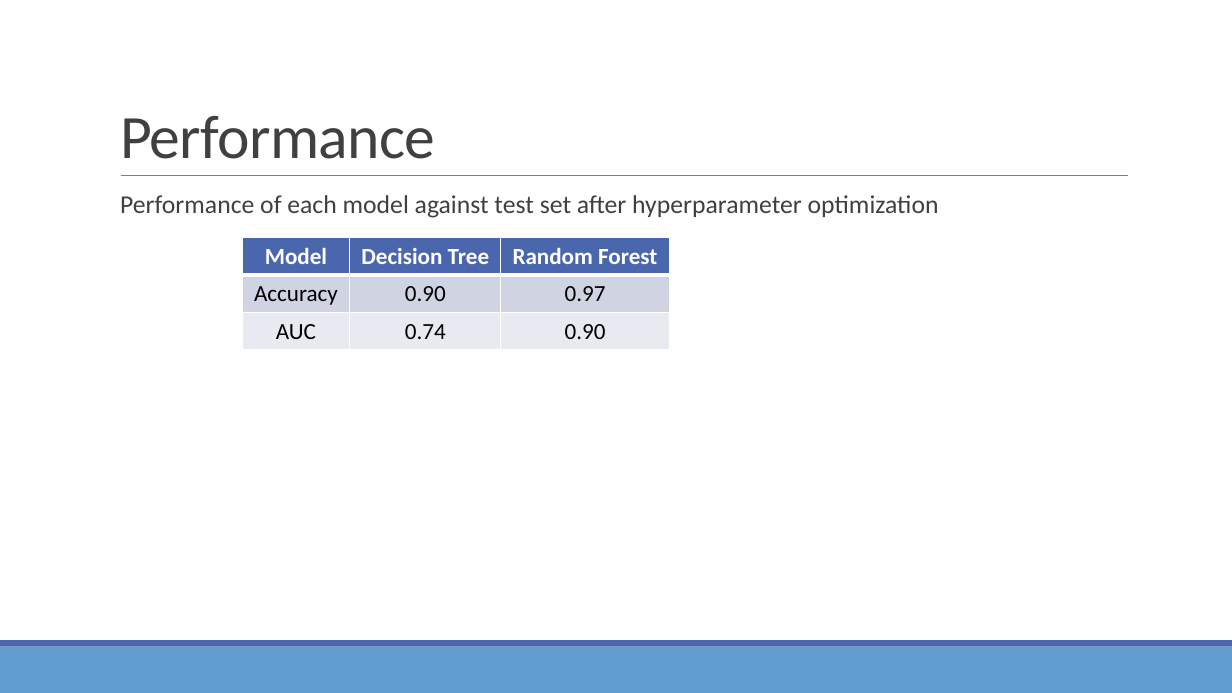
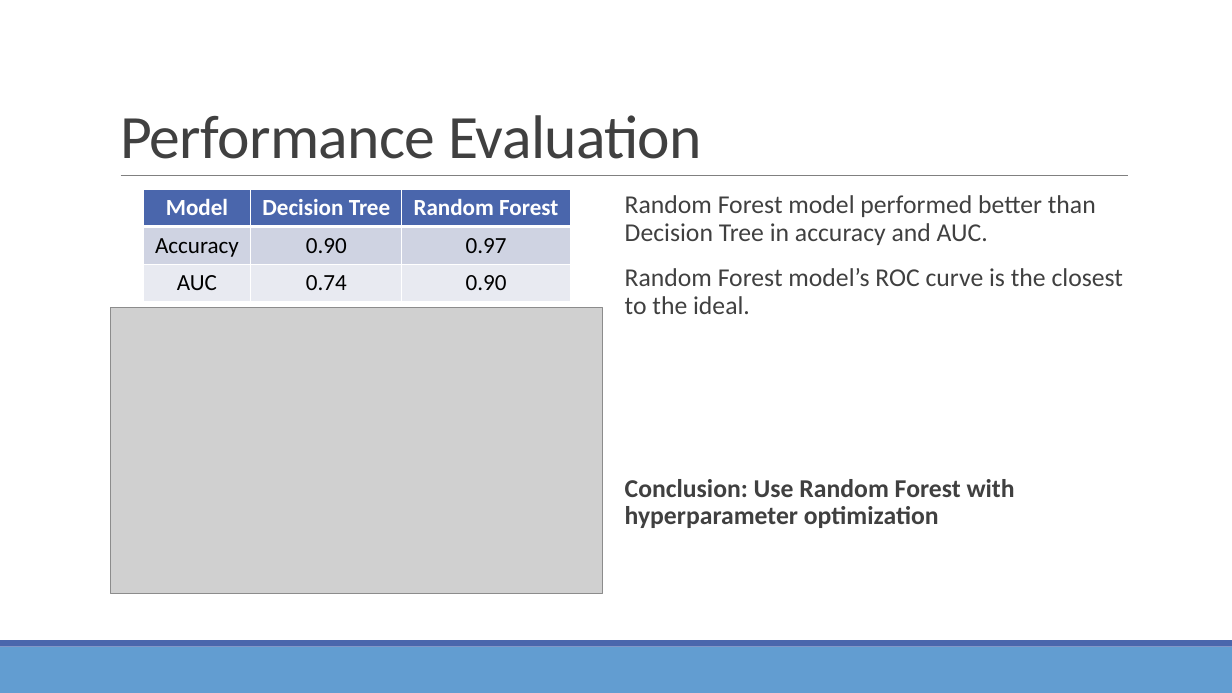
Before and after one commit to yelaura/r-assignments, a slide deck: slide 10 of Practical Machine Learning/Optimizing Decision Trees and Random Forest Models.pptx. Drawn at 1232x693 pixels with LibreOffice and Linux fonts; fonts in the diff are those of the drawing; grey boxes stand for pictures. Boxes give left, top, right and bottom in pixels: in the first picture for what was removed or moved away, otherwise in the second. Text is boxed around its words. In the diff, an @@ line names an element or a change of style, - is before the commit and + after.

Commit message:
Updated ppt

```diff
--- a/Practical Machine Learning/Optimizing Decision Trees and Random Forest Models.pptx
+++ b/Practical Machine Learning/Optimizing Decision Trees and Random Forest Models.pptx
@@ title at (120,115,702,159): text changed @@
-Performance
+Performance Evaluation
@@ table: place and size @@
-table at (242,238,670,349)
+table at (143,189,571,301)
@@ text at (625,195,1123,528): text changed @@
-  Performance of each model against test set after hyperparameter optimization
+Random Forest model performed better than Decision Tree in accuracy and AUC.
+Random Forest model’s ROC curve is the closest to the ideal.
+Conclusion: Use Random Forest with hyperparameter optimization
@@ picture added at (111,307,603,593) @@
```
Also in this commit, not shown: 2 slides removed.
